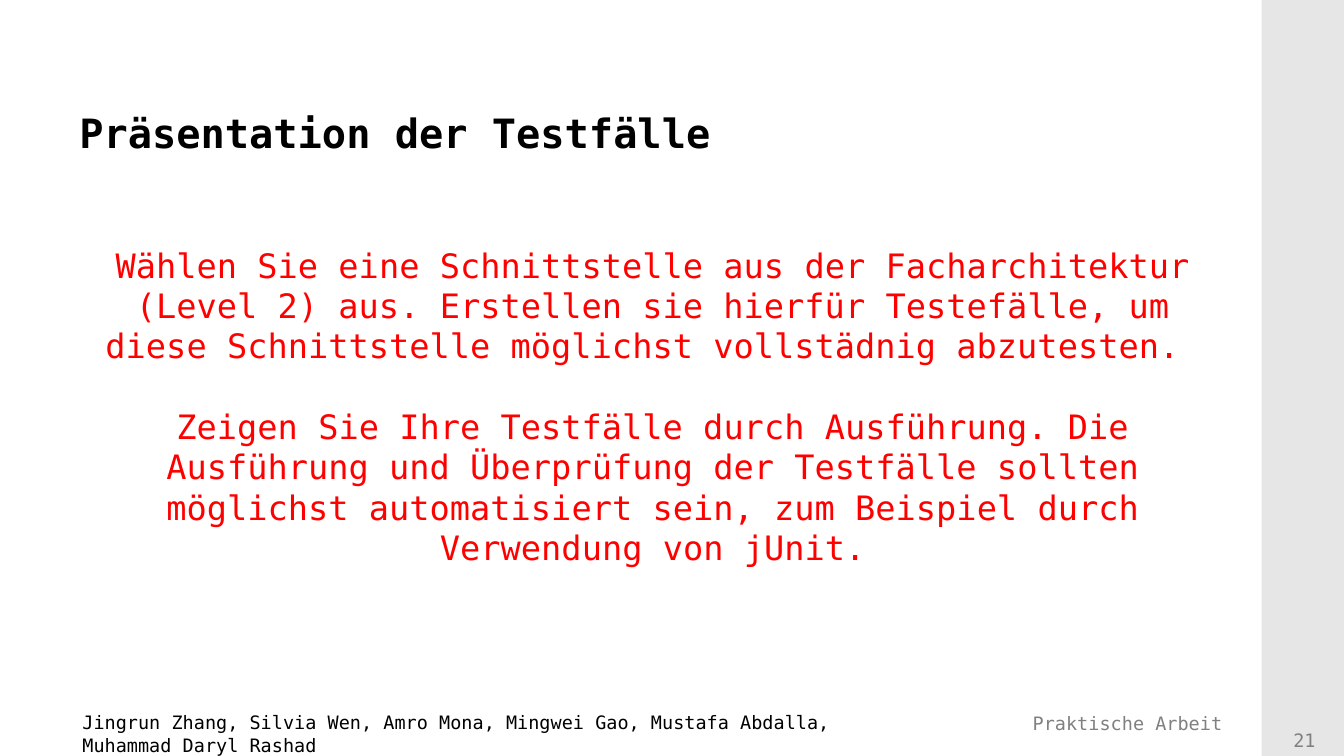
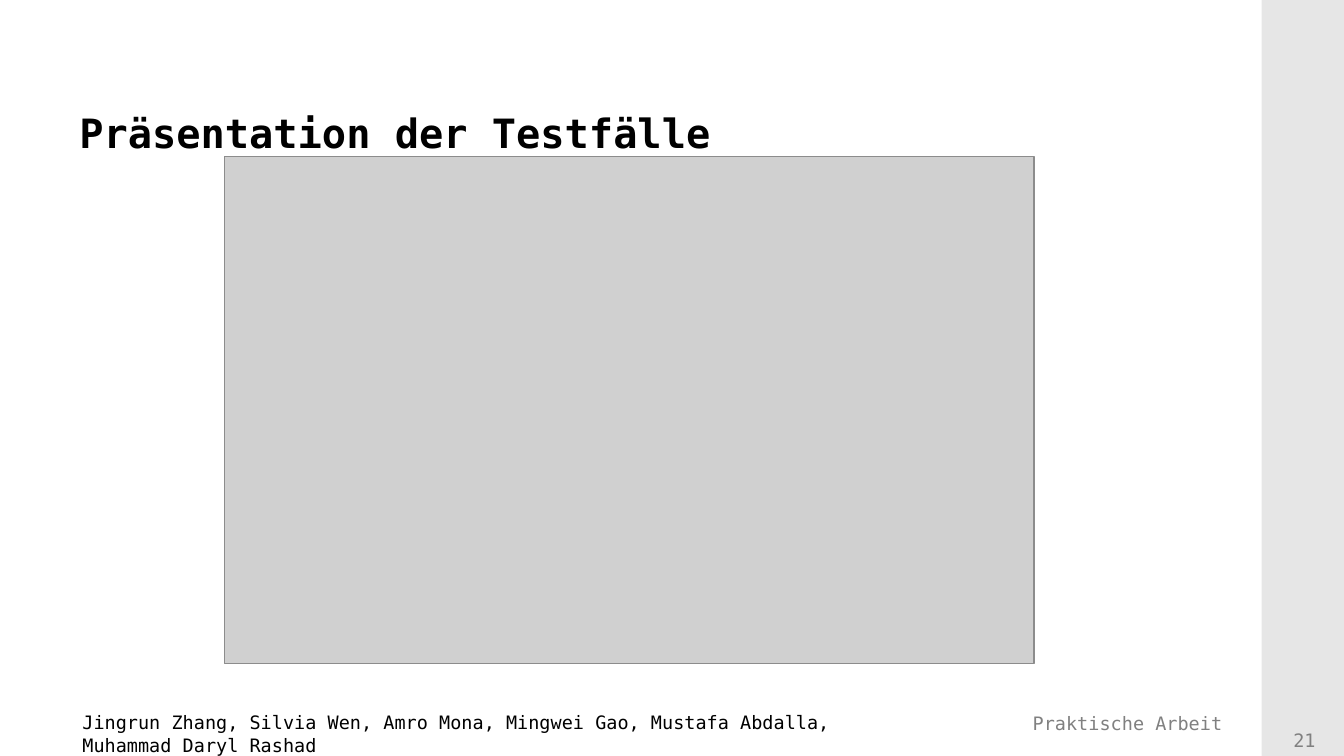
Before and after one commit to Mufasaxi/SimpleBank, a slide deck: slide 21 of prototype/Praesentation_Vorlage_OOP_2023_2_OOP.pptx. Drawn at 1344x756 pixels with LibreOffice and Linux fonts; fonts in the diff are those of the drawing; grey boxes stand for pictures; background and template pictures are left out. Boxes give left, top, right and bottom in pixels: in the first picture for what was removed or moved away, otherwise in the second. Text is boxed around its words. In the diff, an @@ line names an element or a change of style, - is before the commit and + after.

Commit message:
Folien

```diff
--- a/prototype/Praesentation_Vorlage_OOP_2023_2_OOP.pptx
+++ b/prototype/Praesentation_Vorlage_OOP_2023_2_OOP.pptx
@@ picture added at bbox=[224, 157, 1033, 664] @@
@@ text removed at bbox=[105, 252, 1190, 567] @@
-Wählen Sie eine Schnittstelle aus der Facharchitektur (Level 2) aus. Erstellen sie hierfür Testefälle, um diese Schnittstelle möglichst vollstädnig abzutesten.
-Zeigen Sie Ihre Testfälle durch Ausführung. Die Ausführung und Überprüfung der Testfälle sollten möglichst automatisiert sein, zum Beispiel durch Verwendung von jUnit.
```
Also in this commit, not shown: 8 other slides changed, 2 slides added, 10 other files.
